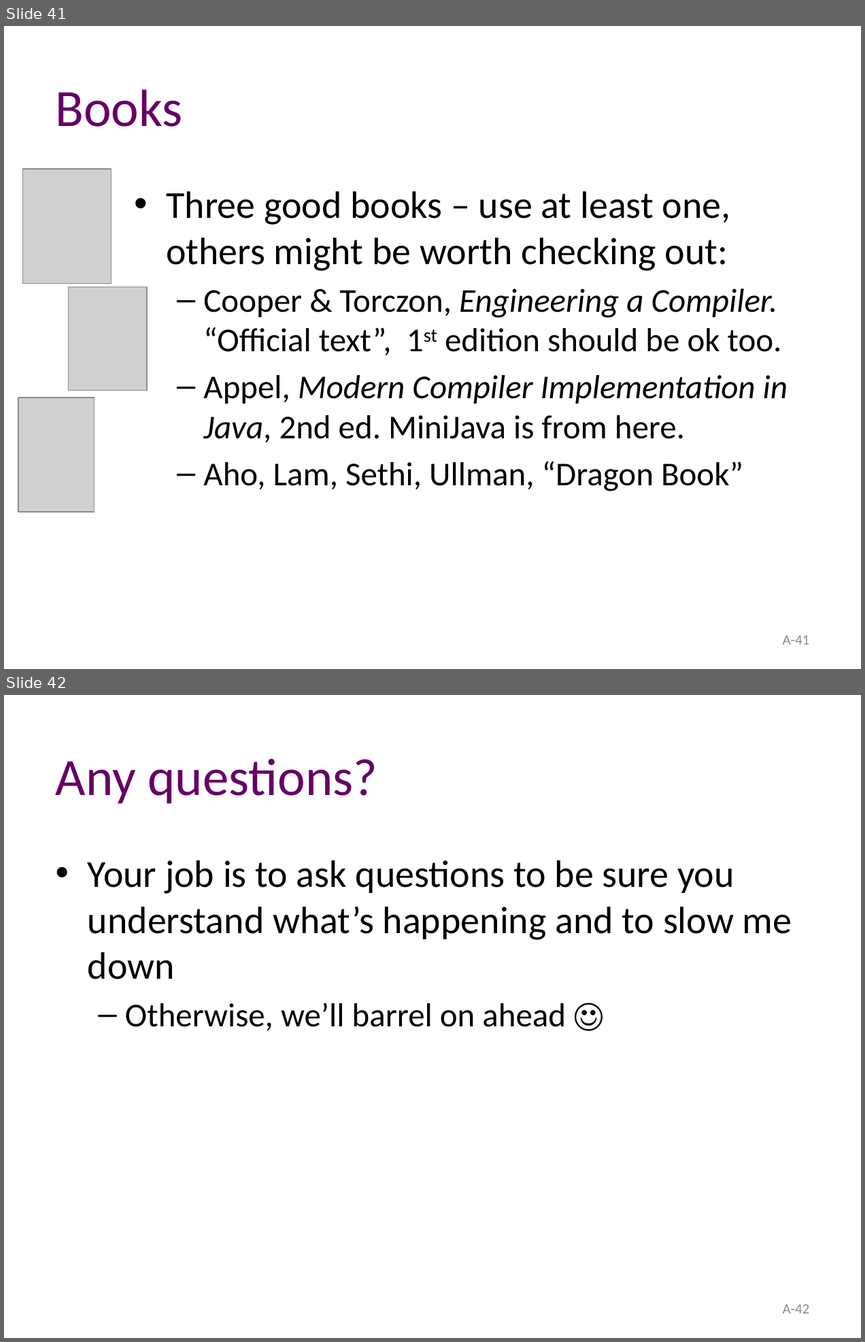
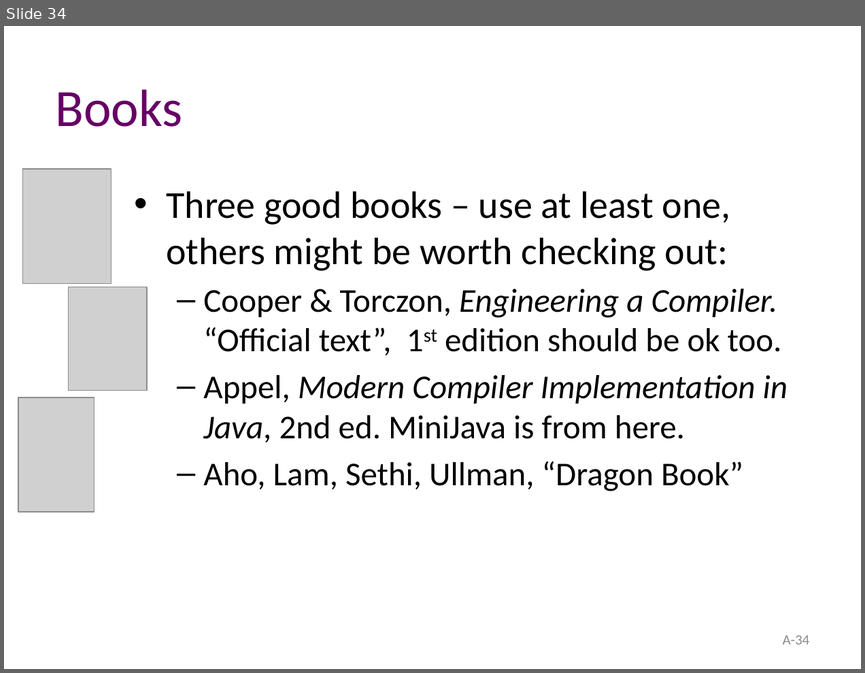
Before and after one commit to atu-se/atu.innomadic.com, a slide deck: courses/compilers/lectures/A-overview.pptx. Shown one above the other, each under a label of ours: slides 41 and 42 before the commit, slide 34 after it. The pictures are 865x1342 and 865x673 pixels, drawn with LibreOffice and Linux fonts; fonts in the diff are those of the drawing; grey boxes stand for pictures. Boxes give left, top, right and bottom in pixels: in the first picture for what was removed or moved away, otherwise in the second. Text is boxed around its words. In the diff, an @@ line names an element or a change of style, - is before the commit and + after.

```diff
--- a/courses/compilers/lectures/A-overview.pptx
+++ b/courses/compilers/lectures/A-overview.pptx
@@ slide 42 removed at [4, 695, 861, 1338], background #FFFFFF @@
@@ title removed at [56, 758, 377, 804] @@
-Any questions?
@@ text removed at [88, 860, 792, 1030] @@
-• Your job is to ask questions to be sure you understand what’s happening and to slow me down
-  – Otherwise, we’ll barrel on ahead ☺
@@ page number removed at [783, 1304, 810, 1313] @@
-A-42
@@ what was slide 41 is now slide 34 @@
@@ page number at [783, 635, 810, 644]: text changed @@
-A-41
+A-34
```
Also in this commit, not shown: 1 slide changed, 7 other slides removed, 4 other files.
